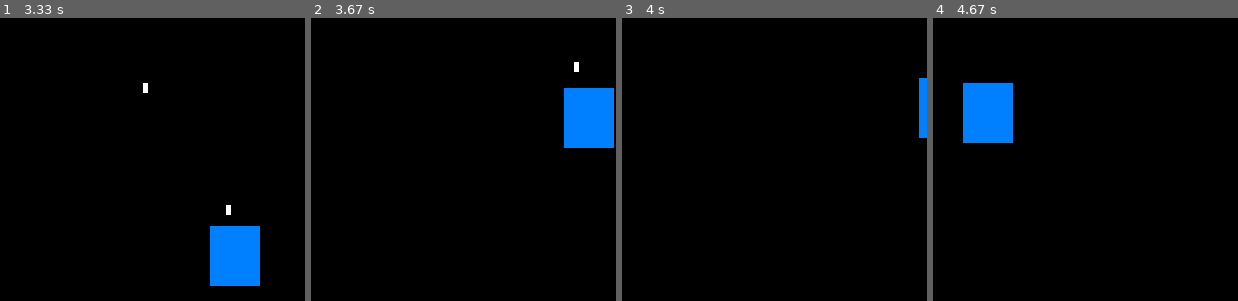
Above: before the commit, frames 1-4 (left to right).
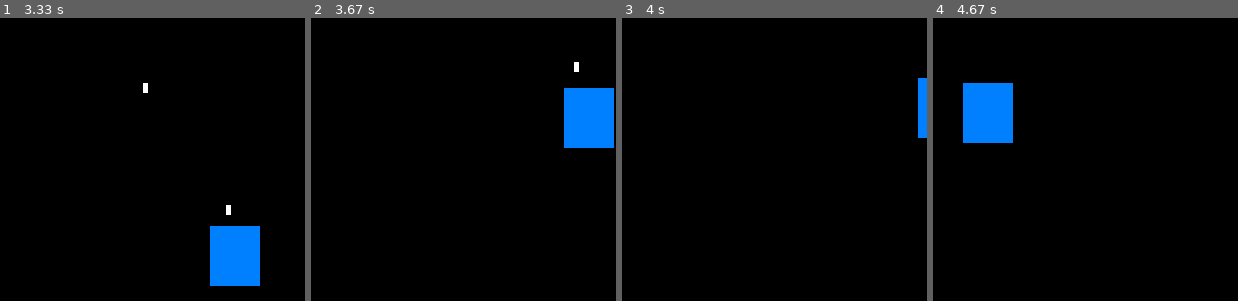
Above: after the commit, the same moments.

Repository: tspork/first-code
Game: pygame game, started from lib/game.py
Two runs of this game, one before a commit and one after it. Both use one fixed random seed, a clock stepped at 60 frames per second and the inputs below.
Inputs:
- Up to frame 1 (3.33 s): tap Space at 0.33, 0.73, 1.03, 1.23, 1.53, 1.9, 2.3, 2.6, 2.8, 3.1, 3.3 s; hold W 0.67-1.13 s; hold D 1.17-1.8 s; hold S 1.83-2.2 s; hold A 2.23-2.7 s; hold D 2.73-3.2 s; hold W from 3.23 s (still down)
- Up to frame 2 (3.67 s): release W at 3.53 s; hold D from 3.57 s (still down); tap Space at 3.63 s
- Up to frame 3 (4 s): keep holding D; tap Space at 3.93 s
- Up to frame 4 (4.67 s): release D at 4.03 s; hold A 4.07-4.6 s; tap Space at 4.13, 4.43 s; hold S from 4.63 s (still down)
The pictures show only the part of the screen within x 47-97%, y 38-88%; the shares and areas given below are measured in that part.

Frames 1-2 are identical in both runs. In frame 3, less than 0.1% of the frame differs, in the area x 97-98%, y 21-43%; in frame 4, nothing differs.

Commit message:
Entity: pos, vel, angle, speed: are cached props.

Diff:
--- a/lib/entity.py
+++ b/lib/entity.py
@@ -1,5 +1,9 @@
+import math
 from sprite import Sprite, V, V_ZERO
 from timer import Duration
+
+DEGREE_PER_RADIAN = 180 / math.pi
+RADIAN_PER_DEGREE = math.pi / 180
 
 class Entity():
     id = 0
@@ -13,8 +17,11 @@
         self.kwargs = kwargs
         Entity.id += 1
         self.id = Entity.id
-        self.pos: V = pos
-        self.vel: V = vel
+        self._pos: V = pos
+        self._vel: V = vel
+        self._angle: float = None
+        self._angle_last: float = None
+        self._speed: float = None
         self.sprite = sprite
         self.acc = V()
         self.game = None
@@ -23,48 +30,64 @@
         self.friction = 0.0
         for k, v in kwargs.items():
             self.__setattr__(k, v)
-        self.pos_changed()
 
     @property
     def rect(self):
         return self.sprite.rect
 
     def check(self):
+        assert isinstance(self._pos, V)
+        assert isinstance(self._vel, V)
+        assert isinstance(self.acc, V)
         assert isinstance(self.dt, float)
-        assert isinstance(self.pos, V)
-        assert isinstance(self.vel, V)
-        assert isinstance(self.acc, V)
-        return
-        if self.vel.x or self.vel.y:
-            if self.vel.x == self.vel.y:
-                print(f"check: {self}")
-                breakpoint()
 
-    def pos_changed(self):
-        self.sprite.pos = self.pos
-        self.check()
-        # print(self)
-        return self
+    @property
+    def pos(self):
+        return self._pos
+
+    @pos.setter
+    def pos(self, pos: V):
+        self.sprite.pos = self._pos = pos
+
+    @property
+    def vel(self):
+        return self._vel
+
+    @vel.setter
+    def vel(self, vel: V):
+        self._vel = vel
+        self._speed = self._angle = None
 
     @property
     def speed(self):
-        return self.vel.norm()
+        if self._speed is None:
+            self._speed = self._vel.norm()
+        return self._speed
 
     @speed.setter
-    def set_speed(self, s: float):
-        self.vel = self.vel * self.normal() * s
+    def speed(self, s: float):
+        self._speed = self._angle = None
+        self._vel = self._vel.normal() * s
         return s
 
-    def get_pos(self):
-        return self.pos
-    def set_pos(self, pos):
-        self.pos = pos
-        return self.pos_changed()
-    def get_vel(self):
-        return self.vel
-    def set_vel(self, vel):
-        self.vel = vel
-        return self.pos_changed()
+    @property
+    def angle(self):
+        if self._angle is None:
+            if self.pos.x or self.pos.y:
+                self._angle_last = math.atan2(self.vel.y, self.vel.x) * DEGREE_PER_RADIAN
+            self._angle = self._angle_last
+        return self._angle
+
+    @angle.setter
+    def angle(self, angle: float):
+        rad = angle * RADIAN_PER_DEGREE
+        spd = self.speed
+        self.vel = V(math.cos(rad) * spd, math.sin(rad) * spd)
+        return angle
+
+    @property
+    def direction(self):
+        return self.vel.normal()
 
     def tick(self):
         self.tick_pos(self.dt)
@@ -82,7 +105,6 @@
         if self.max_speed:
             self.limit_speed(self.max_speed)
         self.pos += self.vel * dt
-        self.pos_changed()
 
     def limit_speed(self, max_speed):
         dir, speed = self.vel.normal_and_norm()
